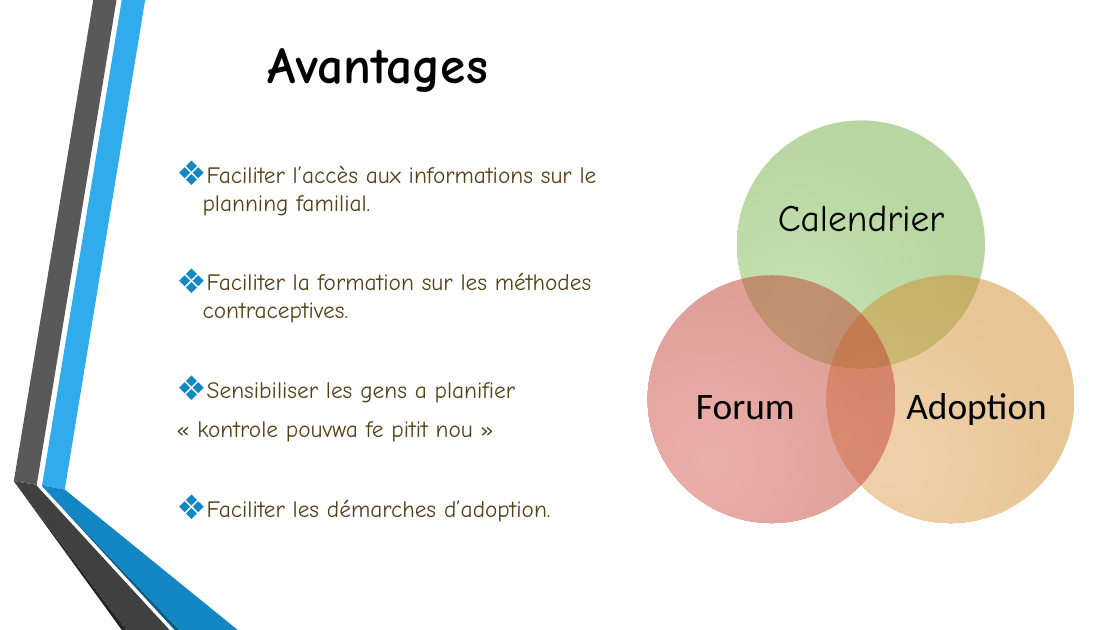
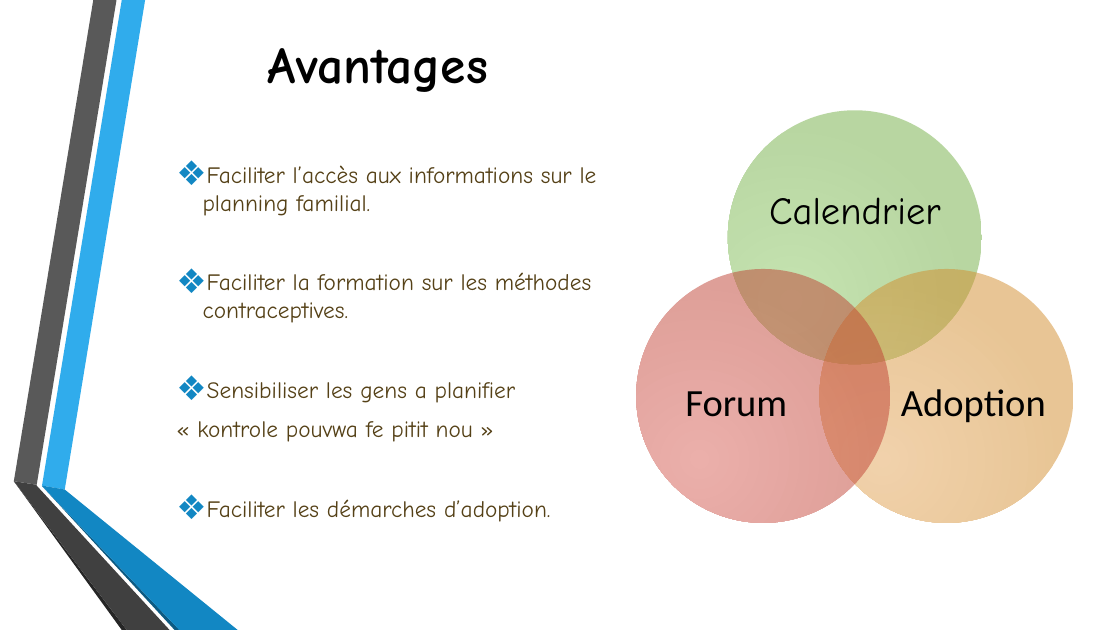
Before and after one commit to LysAMa/womenHackathon, a slide deck: slide 5 of Presentation/Chwa PaN’ - presentation2.pptx. Drawn at 1120x630 pixels with LibreOffice and Linux fonts; fonts in the diff are those of the drawing; background and template pictures are left out. Boxes give left, top, right and bottom in pixels: in the first picture for what was removed or moved away, otherwise in the second. Text is boxed around its words. In the diff, an @@ line names an element or a change of style, - is before the commit and + after.

```diff
--- a/Presentation/Chwa PaN’ - presentation2.pptx
+++ b/Presentation/Chwa PaN’ - presentation2.pptx
@@ ellipse: place and size @@
-ellipse at (737,120,985,368)
+ellipse at (728,110,981,364)
@@ size 32 to 33 pt in 3 elements at (901,389,1046,423), (685,391,787,417), (769,197,940,225) @@
@@ text "Calendrier": place and size @@
-text "Calendrier" at (778,205,944,232)
+text "Calendrier" at (769,197,940,225)
@@ ellipse: place and size @@
-ellipse at (648,276,896,523)
+ellipse at (636,269,890,523)
@@ ellipse: place and size @@
-ellipse at (827,276,1075,523)
+ellipse at (819,269,1073,523)
@@ text "Forum": place and size @@
-text "Forum" at (696,395,795,420)
+text "Forum" at (685,391,787,417)
```
Also in this commit, not shown: 1 slide added.
